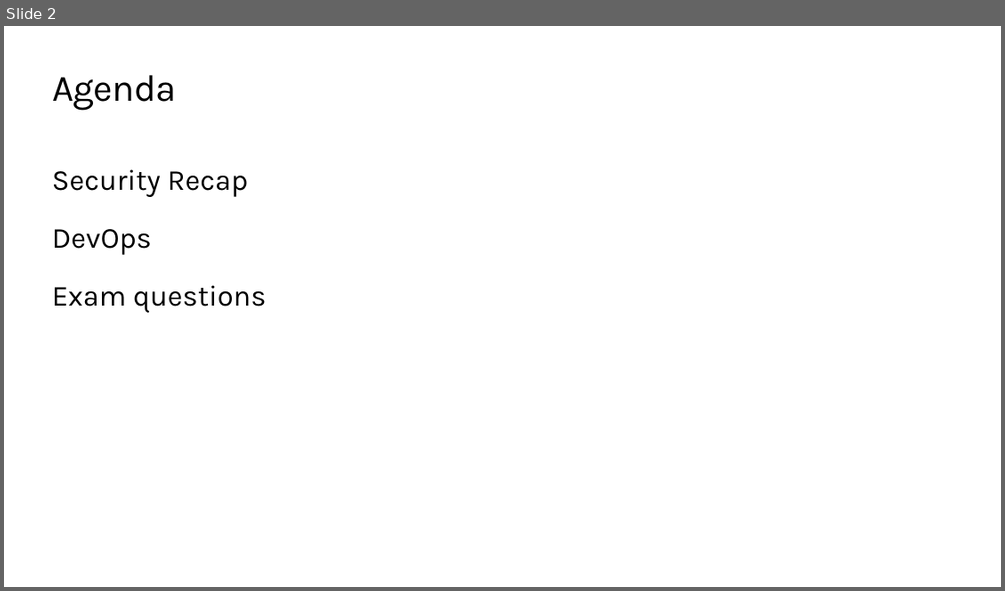
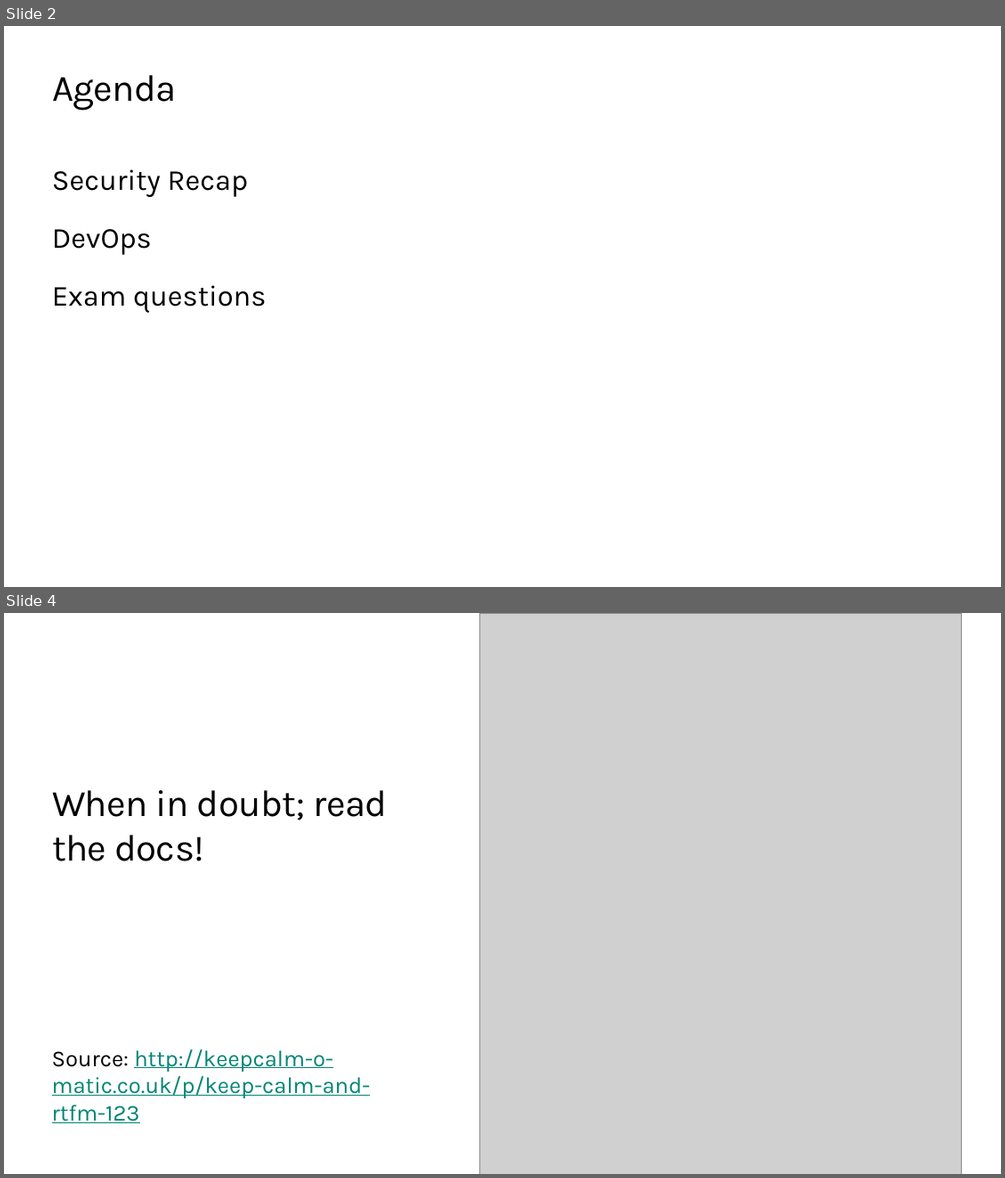
Before and after one commit to ondfisk/BDSA2020, a slide deck: Slides/Lecture12 - this._course.Dispose().pptx. Shown one above the other, each under a label of ours: slide 2 before the commit, slides 2 and 4 after it; the slides between them are not shown. The pictures are 1005x591 and 1005x1178 pixels, drawn with LibreOffice and Linux fonts; fonts in the diff are those of the drawing; grey boxes stand for pictures; background and template pictures are left out. Boxes give left, top, right and bottom in pixels: in the first picture for what was removed or moved away, otherwise in the second. Text is boxed around its words. In the diff, an @@ line names an element or a change of style, - is before the commit and + after.

```diff
--- a/Slides/Lecture12 - this._course.Dispose().pptx
+++ b/Slides/Lecture12 - this._course.Dispose().pptx
@@ slide 4 added at (4,613,1001,1174), background #FFFFFF @@
@@ picture added at (480,613,961,1174) @@
@@ title added at (52,790,388,861), 36 pt, text #000000 @@
+When in doubt; read the docs!
@@ text added at (52,1049,371,1123), 22 pt, text #008575, underline @@
+Source: http://keepcalm-o-matic.co.uk/p/keep-calm-and-rtfm-123
```
Also in this commit, not shown: 1 other slide added, 12 other files.
